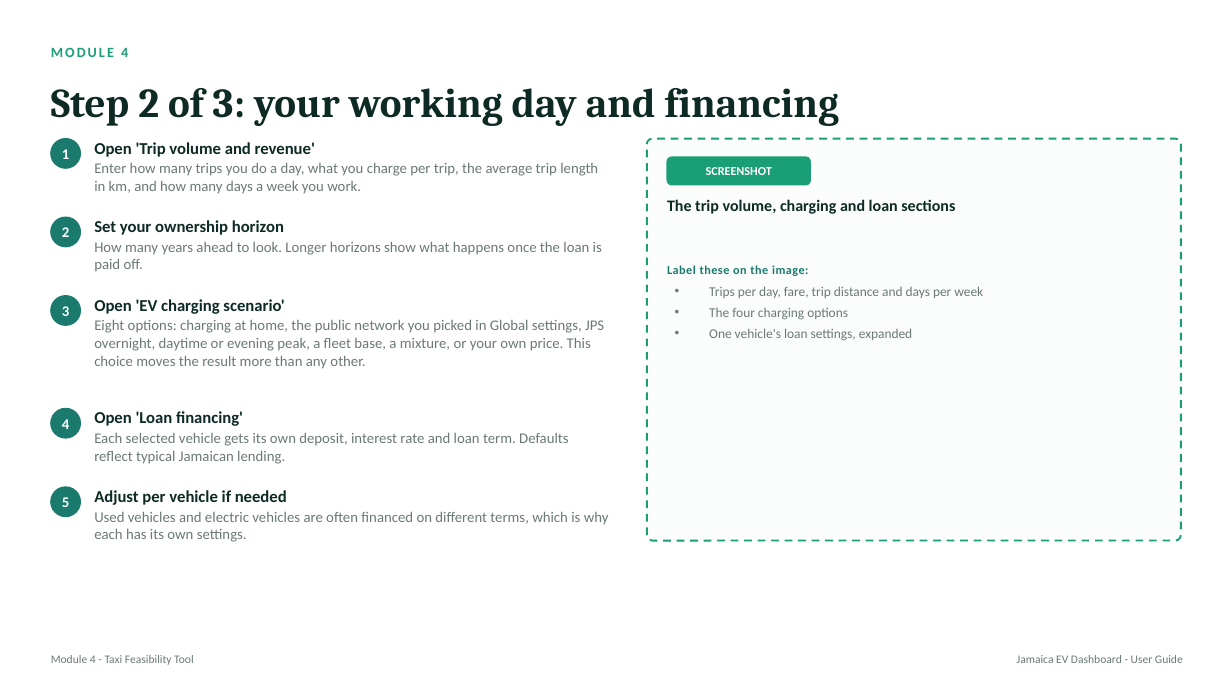
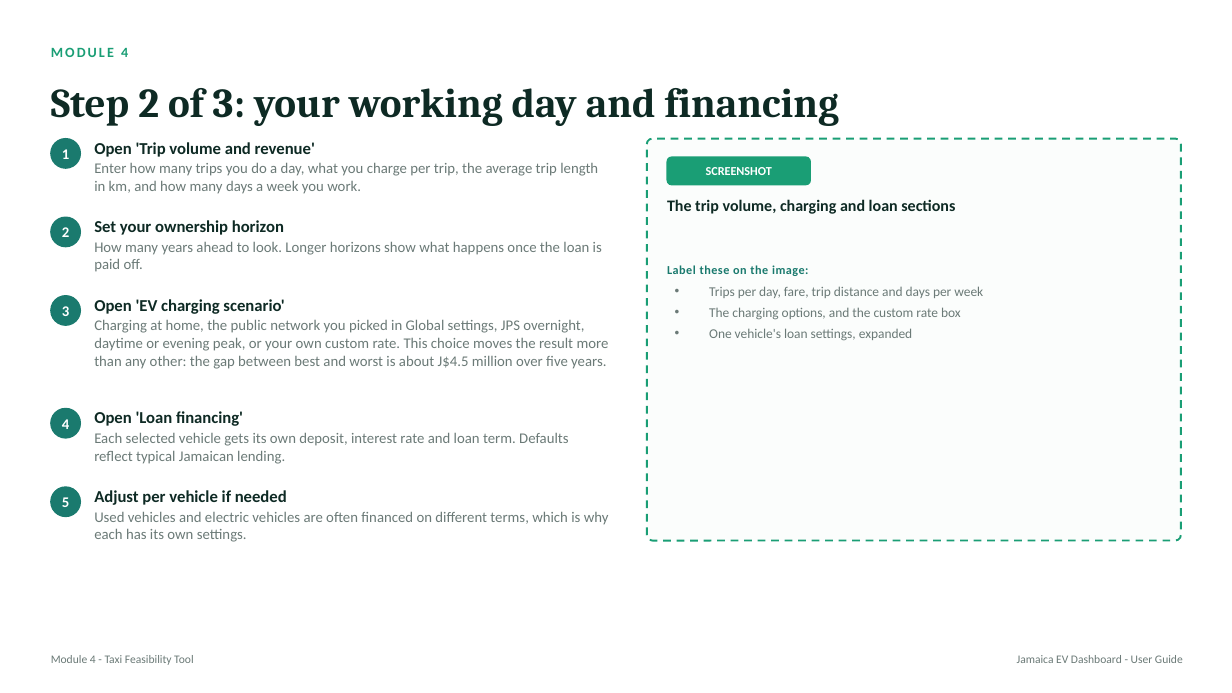
Before and after one commit to andsmart01-sketch/EV-Lab-UWI, a slide deck: slide 21 of docs/EV_Dashboard_User_Guide.pptx. Drawn at 1232x693 pixels with LibreOffice and Linux fonts; fonts in the diff are those of the drawing. Boxes give left, top, right and bottom in pixels: in the first picture for what was removed or moved away, otherwise in the second. Text is boxed around its words. In the diff, an @@ line names an element or a change of style, - is before the commit and + after.

```diff
--- a/docs/EV_Dashboard_User_Guide.pptx
+++ b/docs/EV_Dashboard_User_Guide.pptx
@@ text at <box>94,320,609,369</box>: text changed @@
-Eight options: charging at home, the public network you picked in Global settings, JPS overnight, daytime or evening peak, a fleet base, a mixture, or your own price. This choice moves the result more than any other.
+Charging at home, the public network you picked in Global settings, JPS overnight, daytime or evening peak, or your own custom rate. This choice moves the result more than any other: the gap between best and worst is about J$4.5 million over five years.
@@ text at <box>709,307,961,319</box>: text changed @@
-• The four charging options
+• The charging options, and the custom rate box
```
Also in this commit, not shown: 11 other slides changed, 3 other files.
